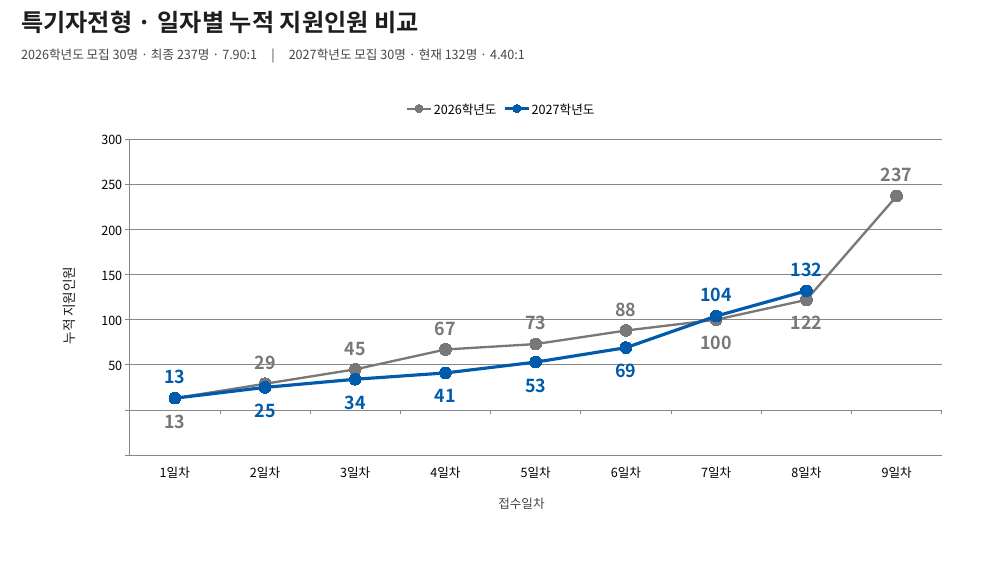
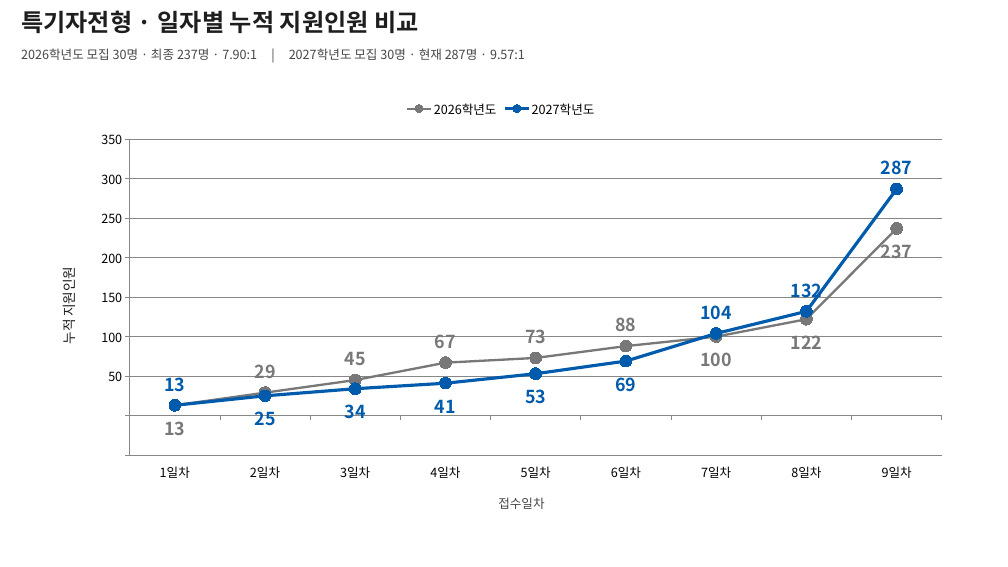
Before and after one commit to nizrona/ratio-crawler, a slide deck: slide 5 of gpt_stat/KAIST_2026_2027_수시지원자_비교.pptx. Drawn at 1008x567 pixels with LibreOffice and Linux fonts; fonts in the diff are those of the drawing. Boxes give left, top, right and bottom in pixels: in the first picture for what was removed or moved away, otherwise in the second. Text is boxed around its words. In the diff, an @@ line names an element or a change of style, - is before the commit and + after.

```diff
--- a/gpt_stat/KAIST_2026_2027_수시지원자_비교.pptx
+++ b/gpt_stat/KAIST_2026_2027_수시지원자_비교.pptx
@@ text at [21,48,525,60]: text changed @@
-2026학년도 모집 30명 · 최종 237명 · 7.90:1 | 2027학년도 모집 30명 · 현재 132명 · 4.40:1
+2026학년도 모집 30명 · 최종 237명 · 7.90:1 | 2027학년도 모집 30명 · 현재 287명 · 9.57:1
@@ line chart at [42,91,960,529] @@
@@ 2027학년도, 9일차: - to 287 @@
@@ data labels of 2027학년도 changed @@
@@ value axis changed @@
```
Also in this commit, not shown: 5 other slides changed, 6 other files.
